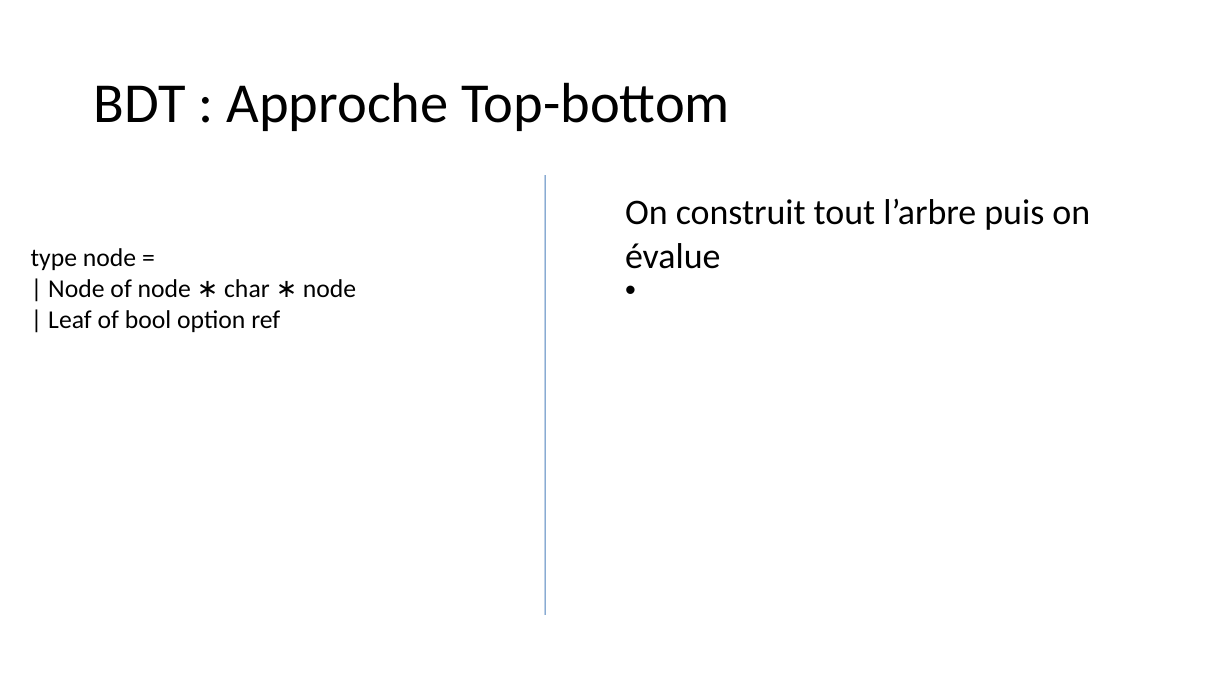
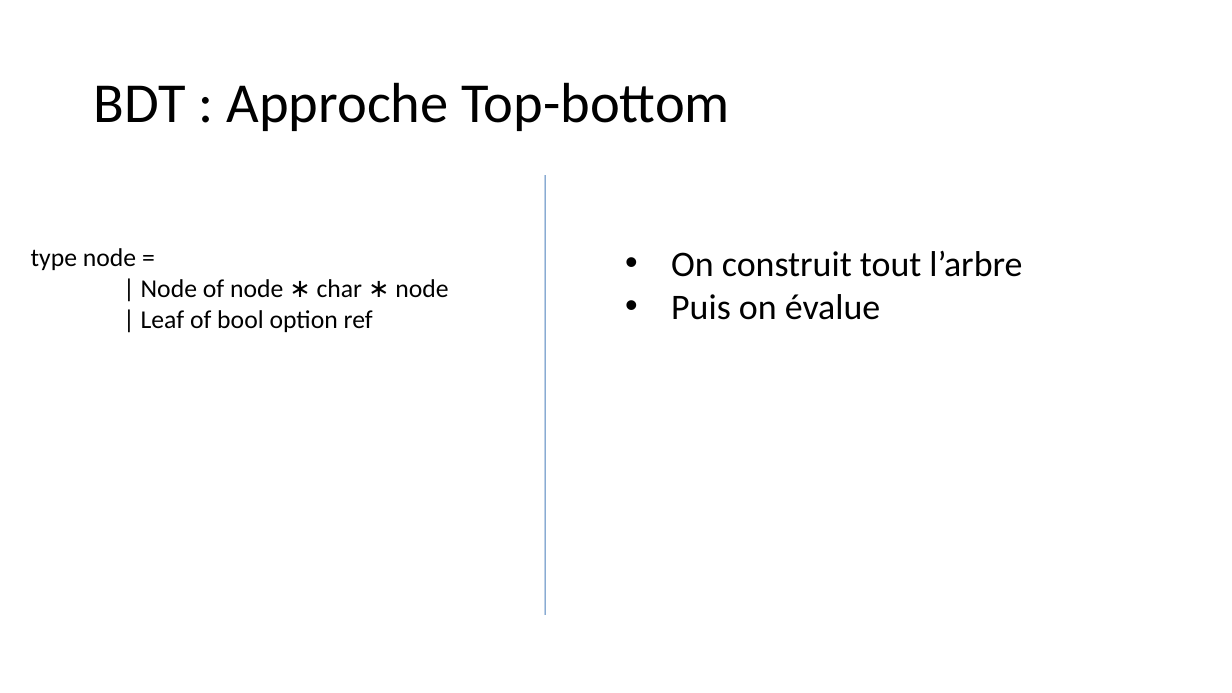
Before and after one commit to VinceDld/inf441_bdd_tetravex, a slide deck: slide 5 of Rapport/Soutenance orale.pptx. Drawn at 1232x693 pixels with LibreOffice and Linux fonts; fonts in the diff are those of the drawing. Boxes give left, top, right and bottom in pixels: in the first picture for what was removed or moved away, otherwise in the second. Text is boxed around its words. In the diff, an @@ line names an element or a change of style, - is before the commit and + after.

```diff
--- a/Rapport/Soutenance orale.pptx
+++ b/Rapport/Soutenance orale.pptx
@@ text "type node =" rewrapped from (x1=31, y1=248, x2=356, y2=332) to (x1=31, y1=248, x2=448, y2=332) @@
@@ text at (x1=671, y1=250, x2=1022, y2=320): text changed @@
-On construit tout l’arbre puis on évalue
+• On construit tout l’arbre
+• Puis on évalue
```
Also in this commit, not shown: 4 other slides changed, 6 other files.
